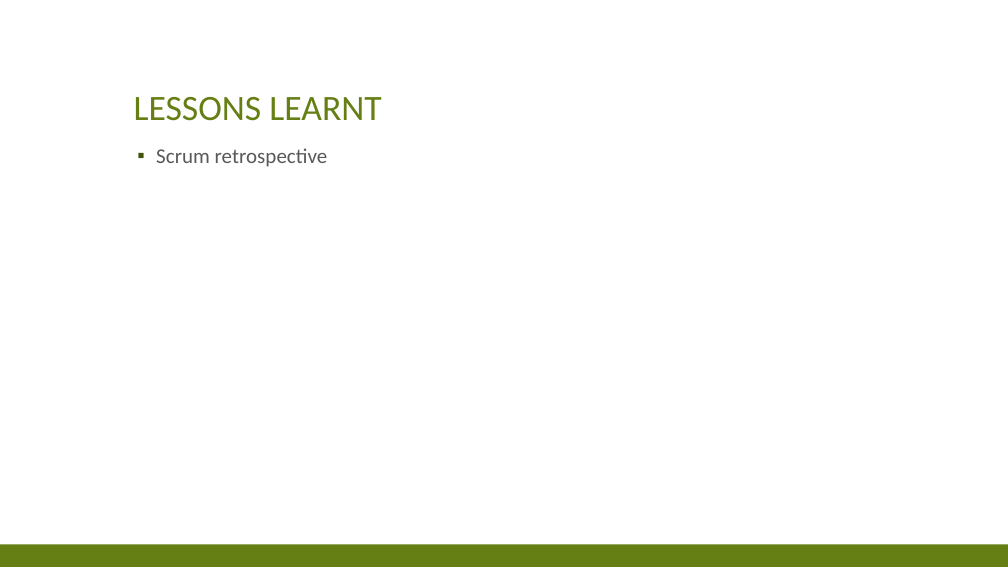
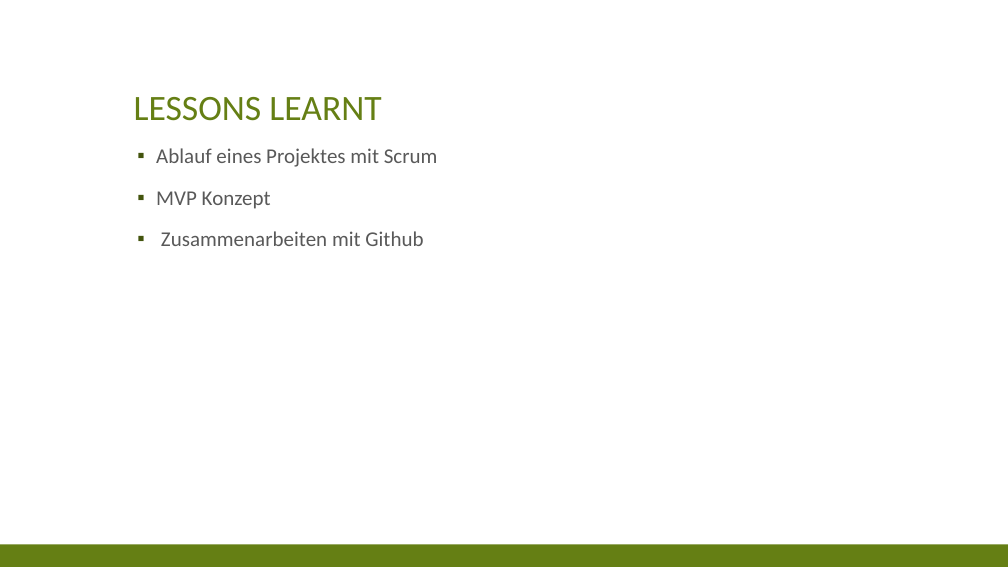
Before and after one commit to res13/ch.bfh.bti7081.s2018.white, a slide deck: slide 6 of doc/task09/FinalPresentation.pptx. Drawn at 1008x567 pixels with LibreOffice and Linux fonts; fonts in the diff are those of the drawing. Boxes give left, top, right and bottom in pixels: in the first picture for what was removed or moved away, otherwise in the second. Text is boxed around its words. In the diff, an @@ line names an element or a change of style, - is before the commit and + after.

```diff
--- a/doc/task09/FinalPresentation.pptx
+++ b/doc/task09/FinalPresentation.pptx
@@ text at bbox=[156, 148, 438, 246]: text changed @@
-▪ Scrum retrospective
+▪ Ablauf eines Projektes mit Scrum
+▪ MVP Konzept
+▪ Zusammenarbeiten mit Github
```
Also in this commit, not shown: 2 other slides changed.
